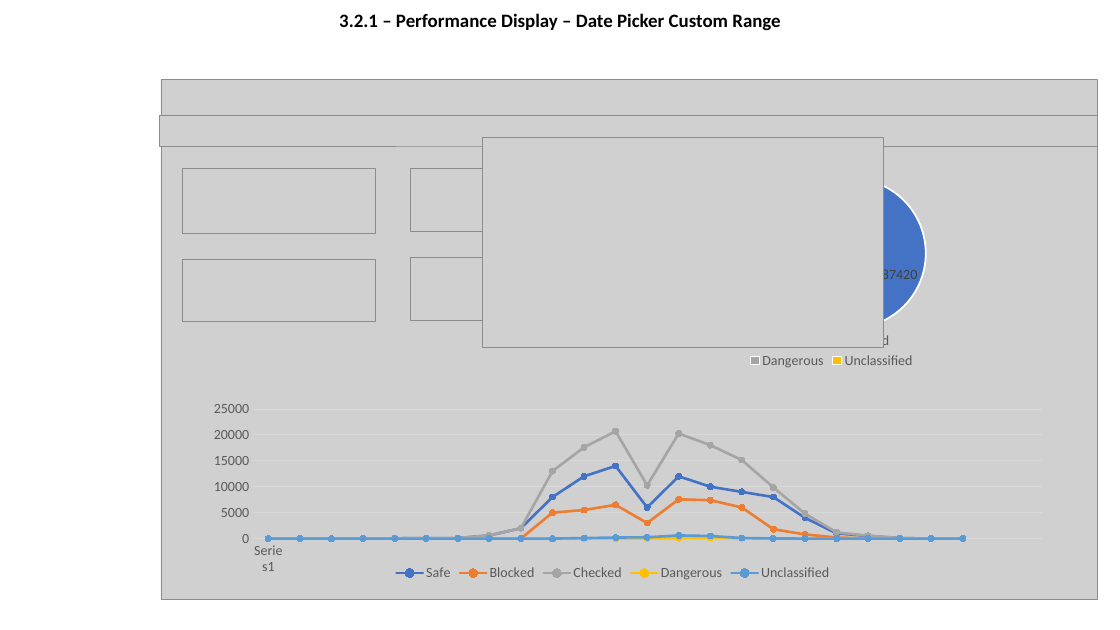
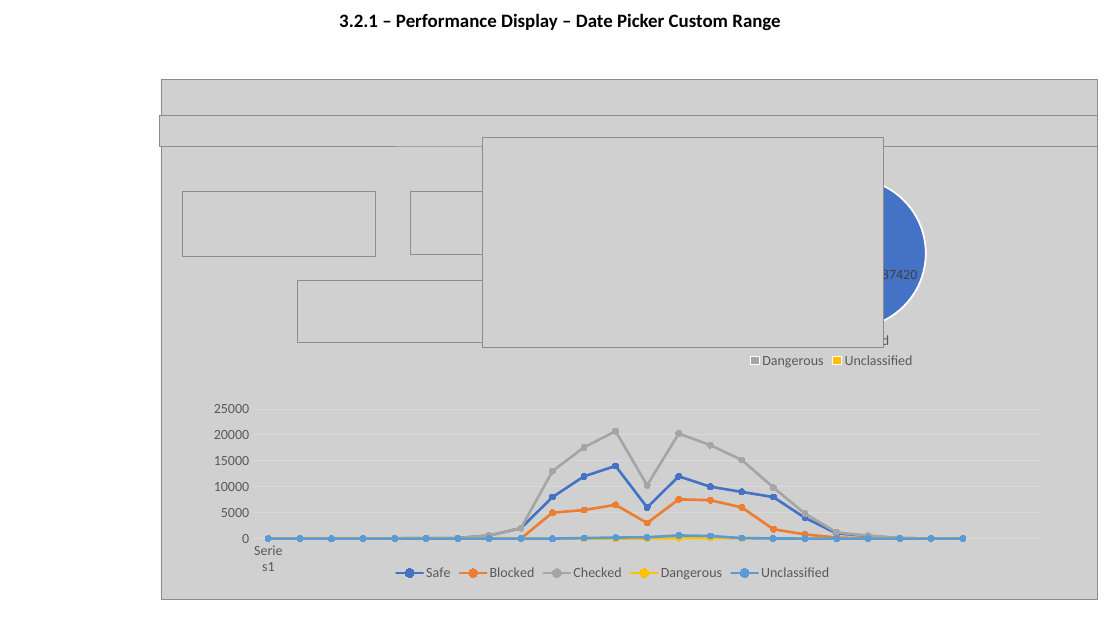
Before and after one commit to olegtaranenko/icap-management-ui-1, a slide deck: slide 4 of design/wireframe.pptx. Drawn at 1120x630 pixels with LibreOffice and Linux fonts; fonts in the diff are those of the drawing; grey boxes stand for pictures; background and template pictures are left out. Boxes give left, top, right and bottom in pixels: in the first picture for what was removed or moved away, otherwise in the second. Text is boxed around its words. In the diff, an @@ line names an element or a change of style, - is before the commit and + after.

```diff
--- a/design/wireframe.pptx
+++ b/design/wireframe.pptx
@@ picture: place and size @@
-picture at (183, 168, 376, 234)
+picture at (183, 192, 376, 257)
@@ picture: place and size @@
-picture at (411, 168, 603, 231)
+picture at (411, 192, 603, 255)
@@ picture removed at (183, 260, 376, 322) @@
@@ picture: place and size @@
-picture at (411, 258, 603, 320)
+picture at (297, 281, 490, 343)
```
Also in this commit, not shown: 5 other slides changed, 1 slide added, 1 slide removed.
